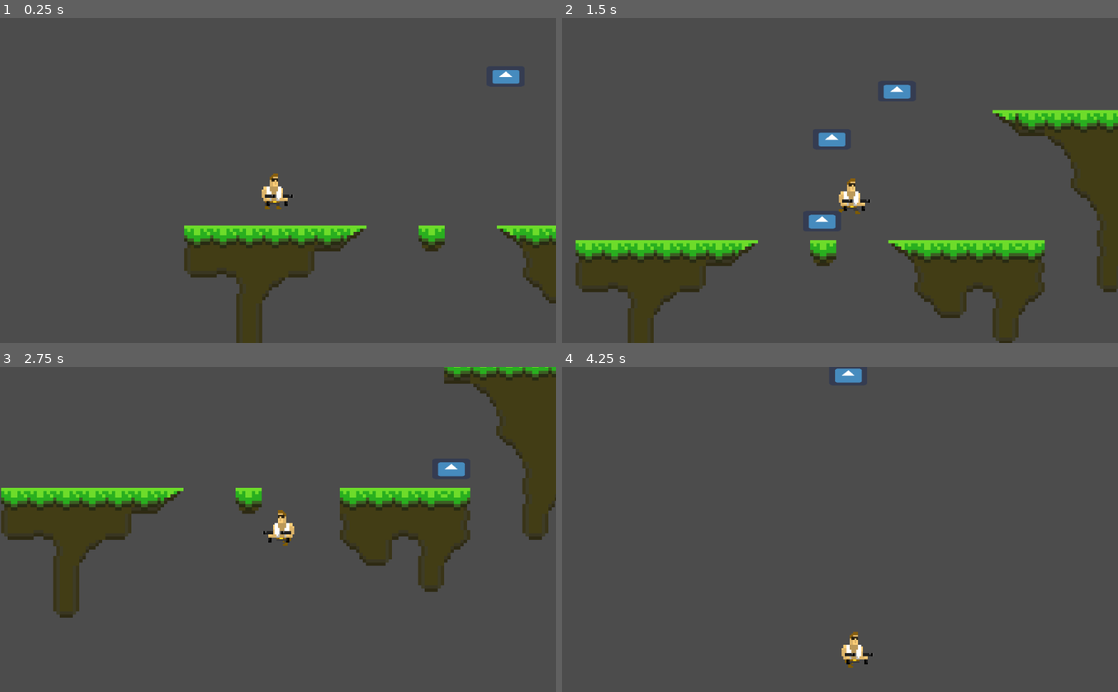
Above: before the commit, frames 1-4 (two rows, left to right).
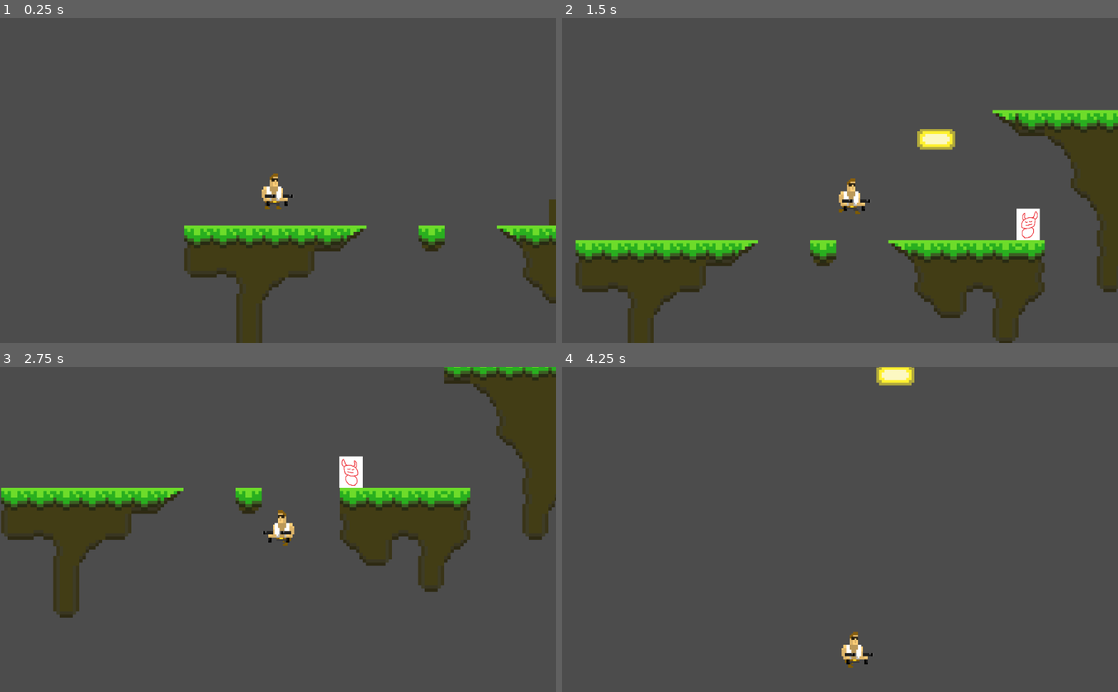
Above: after the commit, the same moments.

Repository: Slimonade1/Eksamensprojekt
Game: Godot game, scene res://Scenes/masterScene.tscn
Same seed, same stepped clock (60 frames per second), same inputs: the game is played once before the commit and once after it. The engine's default icon, where the game draws it, is replaced by a stand-in: a white triangle on a blue panel in a dark square.
Inputs:
- Up to frame 1 (0.25 s): no input
- Up to frame 2 (1.5 s): tap Enter at 0.5 s; hold Space (ui_shoot) 0.53-1.28 s; hold D (ui_right) from 0.53 s (still down); tap W (ui_up) at 0.77 s; tap Space (ui_shoot) at 1.35 s
- Up to frame 3 (2.75 s): tap W (ui_up) at 1.52 s; release D (ui_right) at 2.03 s; hold A (ui_left) from 2.03 s (still down); hold Space (ui_shoot) from 2.03 s (still down)
- Up to frame 4 (4.25 s): release A (ui_left) at 2.78 s; release Space (ui_shoot) at 2.78 s; hold D (ui_right) from 2.78 s (still down); tap Space (ui_shoot) at 2.85 s; tap W (ui_up) at 3.02, 3.77 s; hold Space (ui_shoot) from 3.53 s (still down)

The runs differ from the first frame. In frame 1, 0.3% of the frame differs, in the area x 88-100%, y 16-64%; in frame 2, 1.5%, in the area x 44-86%, y 20-69%; in frame 3, 0.6%; in frame 4, 0.6%.

Commit message:
#8 Enemies dont shoot through walls

Diff:
--- a/Scenes/Bullet.tscn
+++ b/Scenes/Bullet.tscn
@@ -1,6 +1,6 @@
 [gd_scene load_steps=4 format=2]
 
-[ext_resource path="res://icon.png" type="Texture" id=1]
+[ext_resource path="res://Sprites/Shooting/Bullet.png" type="Texture" id=1]
 [ext_resource path="res://Scripts/Bullet.gd" type="Script" id=2]
 
 [sub_resource type="RectangleShape2D" id=1]
@@ -12,7 +12,7 @@
 script = ExtResource( 2 )
 
 [node name="Sprite" type="Sprite" parent="."]
-scale = Vector2( 1.09375, 0.59375 )
+scale = Vector2( 5, 4.75 )
 texture = ExtResource( 1 )
 
 [node name="CollisionShape2D" type="CollisionShape2D" parent="."]
--- a/Scenes/Enemy.tscn
+++ b/Scenes/Enemy.tscn
@@ -36,6 +36,7 @@
 [node name="PlayerDetection" type="RayCast2D" parent="."]
 enabled = true
 cast_to = Vector2( 80, 0 )
+collision_mask = 17
 
 [node name="BulletCooldown" type="Timer" parent="."]
 one_shot = true
--- a/Scenes/gameScene.tscn
+++ b/Scenes/gameScene.tscn
@@ -19,7 +19,6 @@
 [ext_resource path="res://Sprites/JumpEffect/Jump_effect_0001.png" type="Texture" id=17]
 [ext_resource path="res://Sprites/JumpEffect/Jump_effect_0004.png" type="Texture" id=18]
 [ext_resource path="res://Scripts/Jump effect.gd" type="Script" id=19]
-[ext_resource path="res://Scenes/Bullet.tscn" type="PackedScene" id=20]
 
 [sub_resource type="ConvexPolygonShape2D" id=1]
 points = PoolVector2Array( 0, 0, 64, 0, 64, 64, 0, 64 )
@@ -615,7 +614,7 @@
 
 [node name="Background" type="Node" parent="."]
 
-[node name="TileMap" type="TileMap" parent="Background"]
+[node name="TileMap" type="TileMap" parent="Background" groups=["Map"]]
 scale = Vector2( 6, 6 )
 tile_set = SubResource( 2 )
 cell_size = Vector2( 8, 8 )
@@ -623,12 +622,12 @@
 collision_layer = 16
 collision_mask = 5
 format = 1
-tile_data = PoolIntArray( -1441752, 25, 0, -1048530, 25, 0,  …(555 unchanged characters)…  0, -655330, 1, 0, -655318, 11, 0, -589809, 9, 0, -589808, 1, 0, -589807, 5, 0,  …(1496 unchanged characters)…
+tile_data = PoolIntArray( -1441752, 25, 0, -1048530, 25, 0,  …(555 unchanged characters)…  0, -655330, 1, 0, -655318, 11, 0, -589815, 1, 0, -589809, 9, 0, -589808, 1, 0, -589807, 5, 0,  …(1496 unchanged characters)…
 
 [node name="Enemies" type="Node" parent="."]
 
 [node name="Enemy" parent="Enemies" instance=ExtResource( 4 )]
-position = Vector2( 739, -688 )
+position = Vector2( 546, -422 )
 
 [node name="Jump effect" type="AnimatedSprite" parent="."]
 visible = false
@@ -638,7 +637,4 @@
 frame = 4
 script = ExtResource( 19 )
 
-[node name="Bullet" parent="." instance=ExtResource( 20 )]
-position = Vector2( 368, -670 )
-
 [connection signal="animation_finished" from="Jump effect" to="Player" method="_on_Jump_effect_animation_finished"]
--- a/Scripts/Bullet.gd
+++ b/Scripts/Bullet.gd
@@ -1,6 +1,6 @@
 extends Area2D
 
-var velocity = 5
+var velocity = 12
 var direction
 
 onready var tilemap = get_parent().get_node("Background/TileMap")
@@ -28,8 +28,7 @@
 	var pos1 : Vector2 = tilemap.world_to_map(positionInWalls1.global_position)
 	var pos2 : Vector2 = tilemap.world_to_map(positionInWalls2.global_position)
 	pos1 = Vector2(floor(pos1.x/6), floor(pos1.y/6))
-	print(pos1)
 	tilemap.set_cellv(pos1, -1)
+
 	pos2 = Vector2(floor(pos2.x/6), floor(pos2.y/6))
-	print(pos2)
 	tilemap.set_cellv(pos2, -1)
--- a/Scripts/Enemy.gd
+++ b/Scripts/Enemy.gd
@@ -17,7 +17,7 @@
 
 var cooldown = false
 onready var bulletCooldown = $BulletCooldown
-var attackSpeed = 2.0
+var attackSpeed = 1.0
 var Bullet = preload("res://Scenes/Bullet.tscn")
 
 func _ready():
@@ -27,8 +27,10 @@
 	if !edgeDetection.is_colliding() or is_on_wall():
 		turnAround()
 
-	if(playerDetection.is_colliding() and !cooldown):
+	if(playerDetection.is_colliding() and !playerDetection.get_collider().is_in_group("Map") and !cooldown):
 		handleShooting()
+		var collision = playerDetection.get_collider()
+		print(collision.is_in_group("Map"))
 
 	#reset x velocity
 	vel.x = 0
@@ -63,6 +65,11 @@
 	if health == 0:
 		queue_free()
 
+	sprite.modulate = Color.red
+	yield(get_tree().create_timer(0.1), "timeout")
+	sprite.modulate = Color.white
+
+
 func handleShooting():
 	bulletCooldown.wait_time = 1 / attackSpeed
 	bulletCooldown.start()
--- a/Scripts/Player.gd
+++ b/Scripts/Player.gd
@@ -129,7 +129,7 @@
 	var newBullet = Bullet.instance()
 	newBullet.direction = playerDirection
 	bulletSpacing *= -1
-	newBullet.position = Vector2(position.x, position.y + bulletSpacing + 20)
+	newBullet.position = Vector2(position.x + 10, position.y + bulletSpacing + 20)
 	gameScene.add_child(newBullet)
 
 func _on_BulletCooldown_timeout():
@@ -141,6 +141,10 @@
 	if health == 0:
 		queue_free()
 
+	sprite.modulate = Color.red
+	yield(get_tree().create_timer(0.1), "timeout")
+	sprite.modulate = Color.white
+
 
 func _on_Jump_effect_animation_finished():
 	jumpEffect.playing = false
Not shown: 1 places in Scenes/gameScene.tscn that only renumber resources
